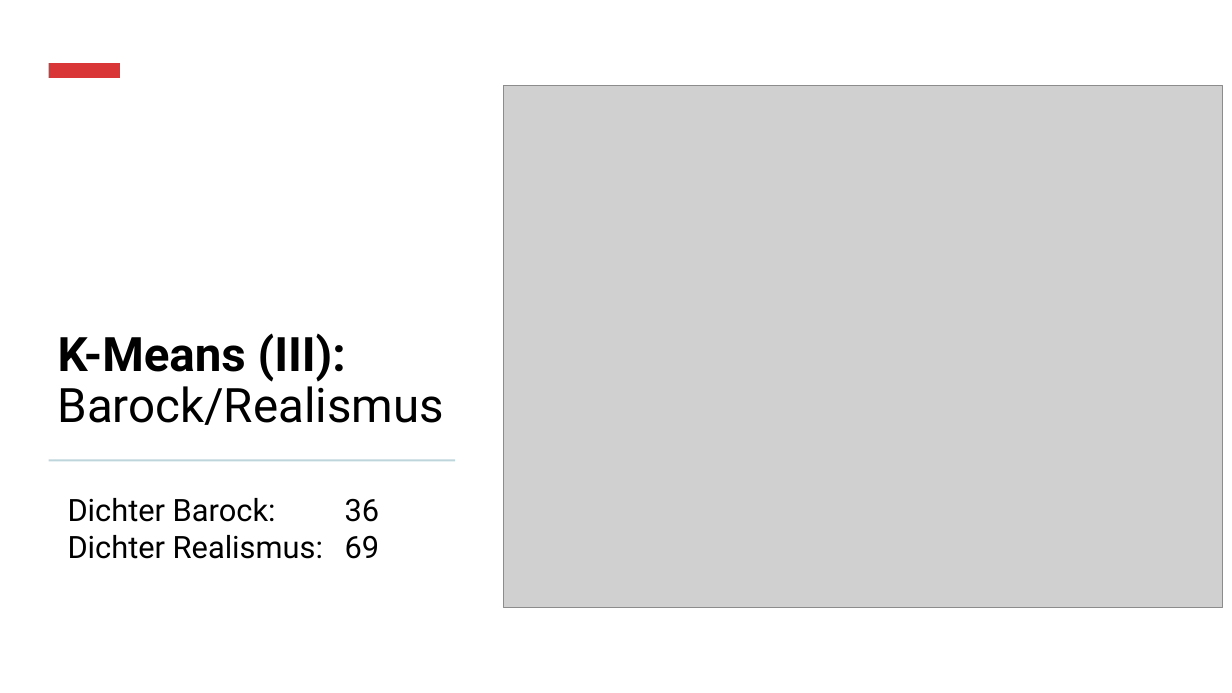
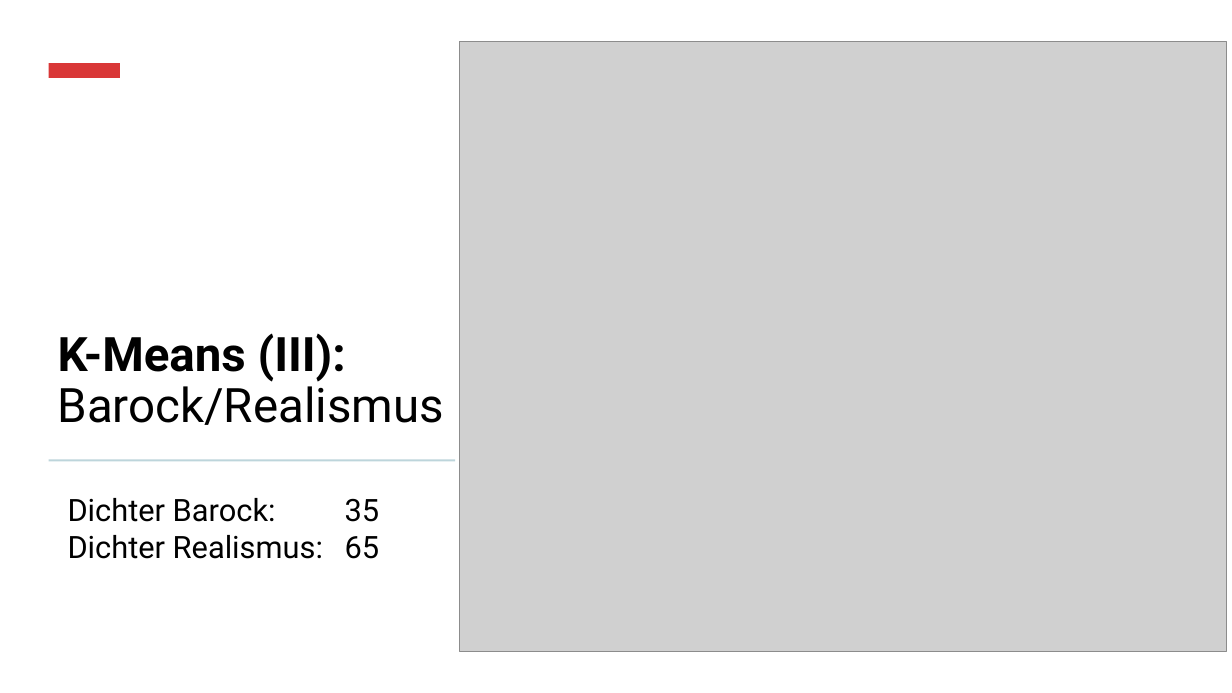
Before and after one commit to realjanpaulus/clusterpoems, a slide deck: slide 26 of presentation/clustering_presentation.pptx (slide 25 before the commit). Drawn at 1232x693 pixels with LibreOffice and Linux fonts; fonts in the diff are those of the drawing; grey boxes stand for pictures. Boxes give left, top, right and bottom in pixels: in the first picture for what was removed or moved away, otherwise in the second. Text is boxed around its words. In the diff, an @@ line names an element or a change of style, - is before the commit and + after.

```diff
--- a/presentation/clustering_presentation.pptx
+++ b/presentation/clustering_presentation.pptx
@@ picture: place and size @@
-picture at (504,85,1224,607)
+picture at (459,42,1226,652)
@@ text at (68,498,380,559): text changed @@
-Dichter Barock: 36
-Dichter Realismus: 69
+Dichter Barock: 35
+Dichter Realismus: 65
```
Also in this commit, not shown: 7 other slides changed, 4 slides added, 13 other files.
